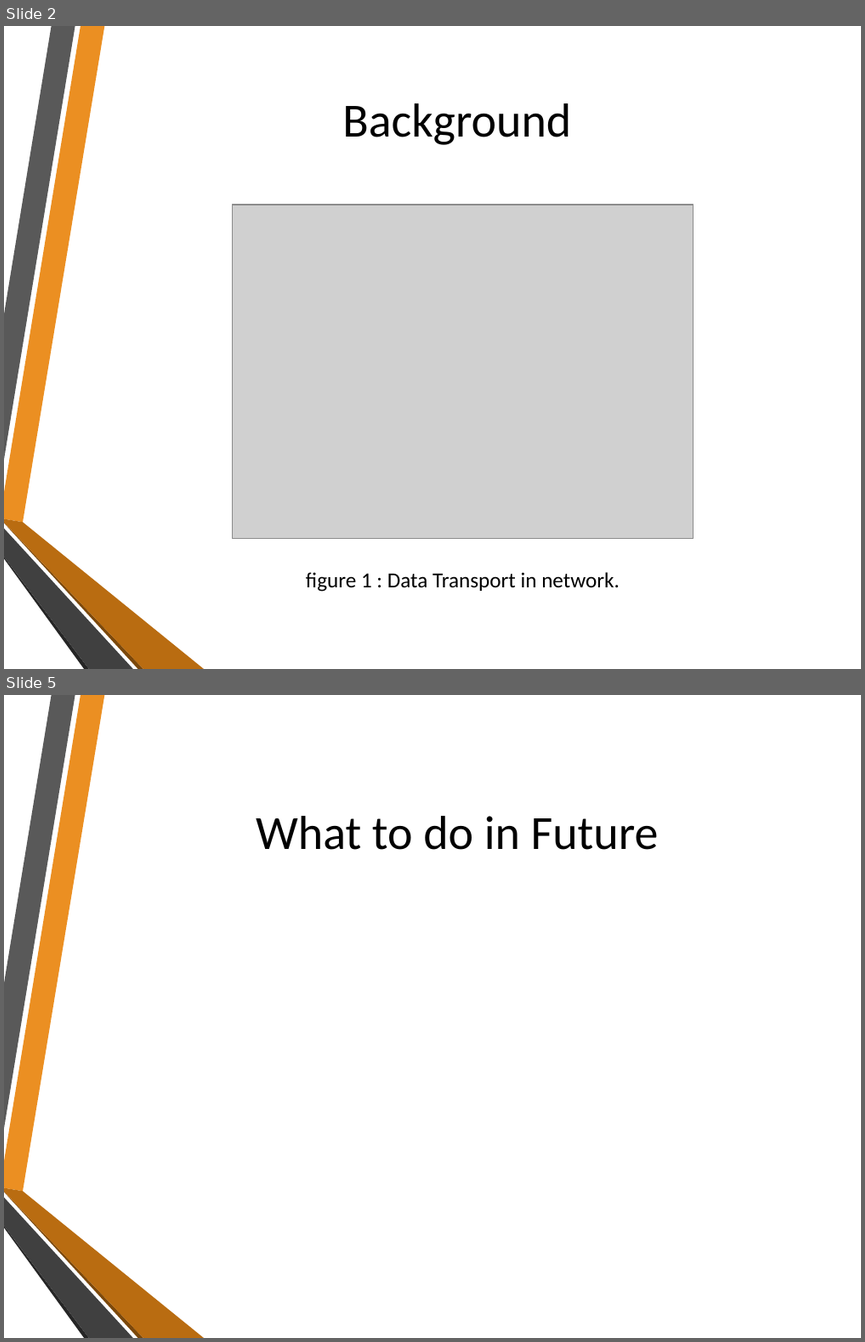
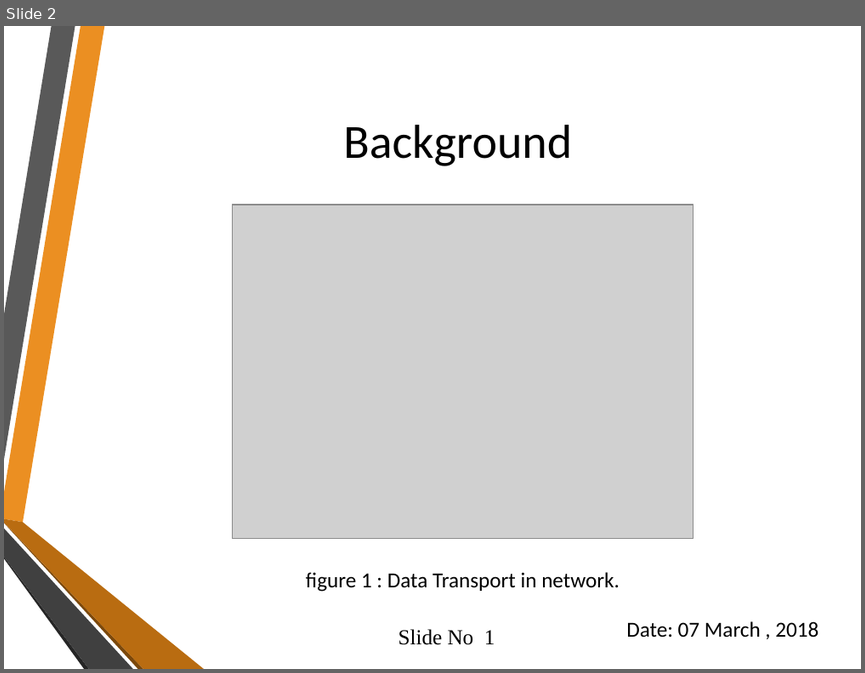
Before and after one commit to PritomKumar/SPLproject-1, a slide deck: Extracting Text File From Downloaded Packet File.pptx. Shown one above the other, each under a label of ours: slides 2 and 5 before the commit, slide 2 after it; the slides between them are not shown. The pictures are 865x1342 and 865x673 pixels, drawn with LibreOffice and Linux fonts; fonts in the diff are those of the drawing; grey boxes stand for pictures; background and template pictures are left out. Boxes give left, top, right and bottom in pixels: in the first picture for what was removed or moved away, otherwise in the second. Text is boxed around its words. In the diff, an @@ line names an element or a change of style, - is before the commit and + after.

```diff
--- a/Extracting Text File From Downloaded Packet File.pptx
+++ b/Extracting Text File From Downloaded Packet File.pptx
@@ slide 5 removed at [4, 695, 861, 1338], background picture (left out); not listed: 6 template elements that a slide beside it also shows @@
@@ title removed at [256, 816, 658, 850] @@
-What to do in Future
@@ slide 2 changed as well @@
@@ title "Background": place and size @@
-title "Background" at [342, 103, 571, 145]
+title "Background" at [343, 125, 572, 166]
@@ text added at [398, 629, 495, 645], 18 pt, text #000000 @@
+Slide No 1
@@ text added at [626, 621, 818, 636], 18 pt, text #000000 @@
+Date: 07 March , 2018
```
Also in this commit, not shown: 1 other slide changed, 8 slides added, 3 other slides removed, 5 other files.
